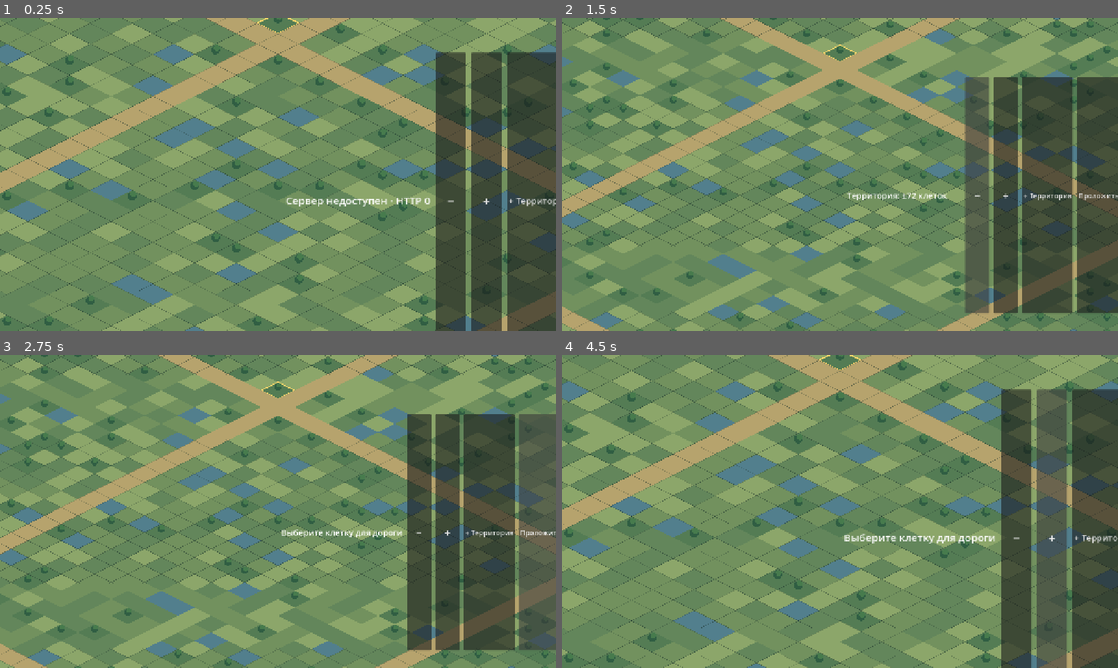
Above: before the commit, frames 1-4 (two rows, left to right).
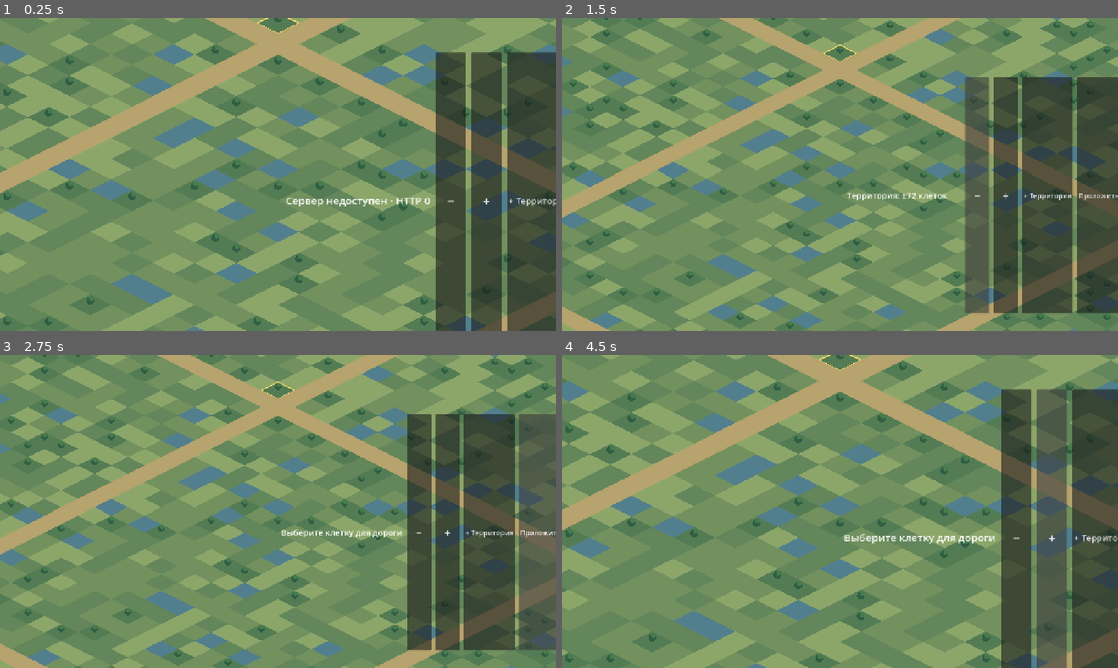
Above: after the commit, the same moments.

Repository: maillunex-lang/LunexEconom
Game: Godot game, scene res://world.tscn
The game is run twice, just before and just after one commit, with the same random seed, the same clock (stepped at 60 frames per second) and the same inputs. This scene is started directly instead of the project's main scene.
Inputs:
- Up to frame 1 (0.25 s): no input
- Up to frame 2 (1.5 s): click "+ Территория" at 0.5 s; click "−" at 1.25 s
- Up to frame 3 (2.75 s): click "Проложить путь" at 2 s
- Up to frame 4 (4.5 s): click "+" at 2.75 s; click "−" at 3.5 s; click "+" at 4.25 s

The runs differ from the first frame. In frame 1, 4.0% of the frame differs, in the area x 0-100%, y 0-100%; in frame 2, 3.2%; in frame 3, 3.2%; in frame 4, 4.0%.

Commit message:
fix(android): landscape, touch map gestures, compact HUD and chunk caching

Diff:
--- a/client/world.gd
+++ b/client/world.gd
@@ -5,6 +5,10 @@
 const CHUNK := 12
 const ROAD_SCRIPT = preload("res://road_network.gd")
 const MAX_VISIBLE_CELLS := 4500
+const CHUNK_SCRIPT = preload("res://chunk_renderer.gd")
+var active_chunks: Dictionary = {}
+var last_camera_position := Vector2.INF
+var last_zoom := -1.0
 var roads = ROAD_SCRIPT.new()
 var expansion_radius := 48
 const SEED := 18273
@@ -27,7 +31,7 @@
     camera.position = Vector2(0, 300)
     camera.zoom = Vector2.ONE
     add_child(camera)
-    queue_redraw()
+    _update_visible_chunks()
 
 func cell_kind(x: int, y: int) -> int:
     # Integer-only hash: independent of call order and frame rate.
@@ -50,55 +54,66 @@
     var y := pos.y / TILE_H - pos.x / TILE_W
     return Vector2i(floori(x), floori(y))
 
-func _draw() -> void:
-    if camera == null:
-        return
+func _update_visible_chunks() -> void:
+    if camera == null: return
     var rect := get_viewport_rect()
     var half := rect.size * 0.5 / camera.zoom
-    var a := cell_at(camera.position - half - Vector2(200, 200))
-    var b := cell_at(camera.position + half + Vector2(200, 200))
-    var c := cell_at(camera.position + Vector2(-half.x, half.y) + Vector2(-200, 200))
-    var d := cell_at(camera.position + Vector2(half.x, -half.y) + Vector2(200, -200))
-    var min_x: int = mini(mini(a.x, b.x), mini(c.x, d.x)) - 2
-    var max_x: int = maxi(maxi(a.x, b.x), maxi(c.x, d.x)) + 2
-    var min_y: int = mini(mini(a.y, b.y), mini(c.y, d.y)) - 2
-    var max_y: int = maxi(maxi(a.y, b.y), maxi(c.y, d.y)) + 2
-    # Only draw discovered land, but allow expansion in every direction.
-    min_x = maxi(min_x, -expansion_radius)
-    max_x = mini(max_x, expansion_radius)
-    min_y = maxi(min_y, -expansion_radius)
-    max_y = mini(max_y, expansion_radius)
-    if (max_x - min_x + 1) * (max_y - min_y + 1) > MAX_VISIBLE_CELLS:
-        return
-    # Iterate visible chunk ranges, draw only visible cells.
+    var corners := [camera.position + Vector2(-half.x - 180, -half.y - 180), camera.position + Vector2(half.x + 180, -half.y - 180), camera.position + Vector2(-half.x - 180, half.y + 180), camera.position + Vector2(half.x + 180, half.y + 180)]
+    var min_x := 2147483647
+    var max_x := -2147483647
+    var min_y := 2147483647
+    var max_y := -2147483647
+    for corner in corners:
+        var cell := cell_at(corner)
+        min_x = mini(min_x, cell.x)
+        max_x = maxi(max_x, cell.x)
+        min_y = mini(min_y, cell.y)
+        max_y = maxi(max_y, cell.y)
+    min_x = maxi(min_x - 2, -expansion_radius)
+    max_x = mini(max_x + 2, expansion_radius)
+    min_y = maxi(min_y - 2, -expansion_radius)
+    max_y = mini(max_y + 2, expansion_radius)
+    var needed: Dictionary = {}
     for cx in range(floori(float(min_x) / CHUNK), floori(float(max_x) / CHUNK) + 1):
         for cy in range(floori(float(min_y) / CHUNK), floori(float(max_y) / CHUNK) + 1):
-            for x in range(maxi(min_x, cx * CHUNK), mini(max_x + 1, (cx + 1) * CHUNK)):
-                for y in range(maxi(min_y, cy * CHUNK), mini(max_y + 1, (cy + 1) * CHUNK)):
-                    var p := iso(float(x), float(y))
-                    var pts := PackedVector2Array([p + Vector2(0, -TILE_H / 2), p + Vector2(TILE_W / 2, 0), p + Vector2(0, TILE_H / 2), p + Vector2(-TILE_W / 2, 0)])
-                    var kind := cell_kind(x, y)
-                    draw_colored_polygon(pts, COLORS[kind])
-                    draw_polyline(PackedVector2Array([pts[0], pts[1], pts[2], pts[3], pts[0]]), Color(0.10, 0.19, 0.16, 0.30), 1.0)
-                    if kind == 5:
-                        draw_circle(p + Vector2(0, -10), 10, Color("#305e43"))
-                        draw_circle(p + Vector2(3, -15), 7, Color("#477b4d"))
-                    if selected == Vector2i(x, y):
-                        draw_polyline(PackedVector2Array([pts[0], pts[1], pts[2], pts[3], pts[0]]), Color("#f8d46a"), 3.0)
+            var coord := Vector2i(cx, cy)
+            needed[coord] = true
+            if not active_chunks.has(coord):
+                var chunk = CHUNK_SCRIPT.new()
+                chunk.world = self
+                chunk.chunk_coord = coord
+                add_child(chunk)
+                active_chunks[coord] = chunk
+    for coord in active_chunks.keys():
+        if not needed.has(coord):
+            active_chunks[coord].queue_free()
+            active_chunks.erase(coord)
+
+func _redraw_chunk_at(cell: Vector2i) -> void:
+    var coord := Vector2i(floori(float(cell.x) / CHUNK), floori(float(cell.y) / CHUNK))
+    if active_chunks.has(coord): active_chunks[coord].queue_redraw()
 
 func _process(_delta: float) -> void:
-    queue_redraw()
+    if camera.position != last_camera_position or camera.zoom.x != last_zoom:
+        last_camera_position = camera.position
+        last_zoom = camera.zoom.x
+        _update_visible_chunks()
 
 func _unhandled_input(event: InputEvent) -> void:
     if event is InputEventScreenTouch:
         if event.pressed:
             touch_points[event.index] = event.position
-            moved = false
+            if touch_points.size() == 1: moved = false
+            if touch_points.size() == 2:
+                var pair := touch_points.values()
+                pinch_distance = pair[0].distance_to(pair[1])
+                moved = true
         else:
             if touch_points.size() == 1 and not moved:
                 select_screen(event.position)
             touch_points.erase(event.index)
             pinch_distance = 0.0
+            if touch_points.size() > 0: moved = true
     elif event is InputEventScreenDrag:
         var old: Vector2 = touch_points.get(event.index, event.position - event.relative)
         touch_points[event.index] = event.position
@@ -134,7 +149,10 @@
     var local := camera.get_screen_transform().affine_inverse() * pos
     var cell := cell_at(local)
     if absi(cell.x) <= expansion_radius and absi(cell.y) <= expansion_radius:
+        var previous := selected
         selected = cell
+        _redraw_chunk_at(previous)
+        _redraw_chunk_at(cell)
         get_tree().call_group("world_hud", "set_selection", cell)
 
 func set_zoom(z: float) -> void:
@@ -149,7 +167,8 @@
 
 func expand_city(chunks: int = 1) -> void:
     expansion_radius += maxi(chunks, 1) * CHUNK
-    queue_redraw()
+    _update_visible_chunks()
+    for chunk in active_chunks.values(): chunk.queue_redraw()
 
 func preview_access_road(site: Vector2i) -> Array[Vector2i]:
     return roads.connect_site(site)
@@ -159,5 +178,5 @@
     var path: Array[Vector2i] = preview_access_road(site)
     var accepted: bool = roads.add_path(path)
     if accepted:
-        queue_redraw()
+        for cell in path: _redraw_chunk_at(cell)
     return accepted
